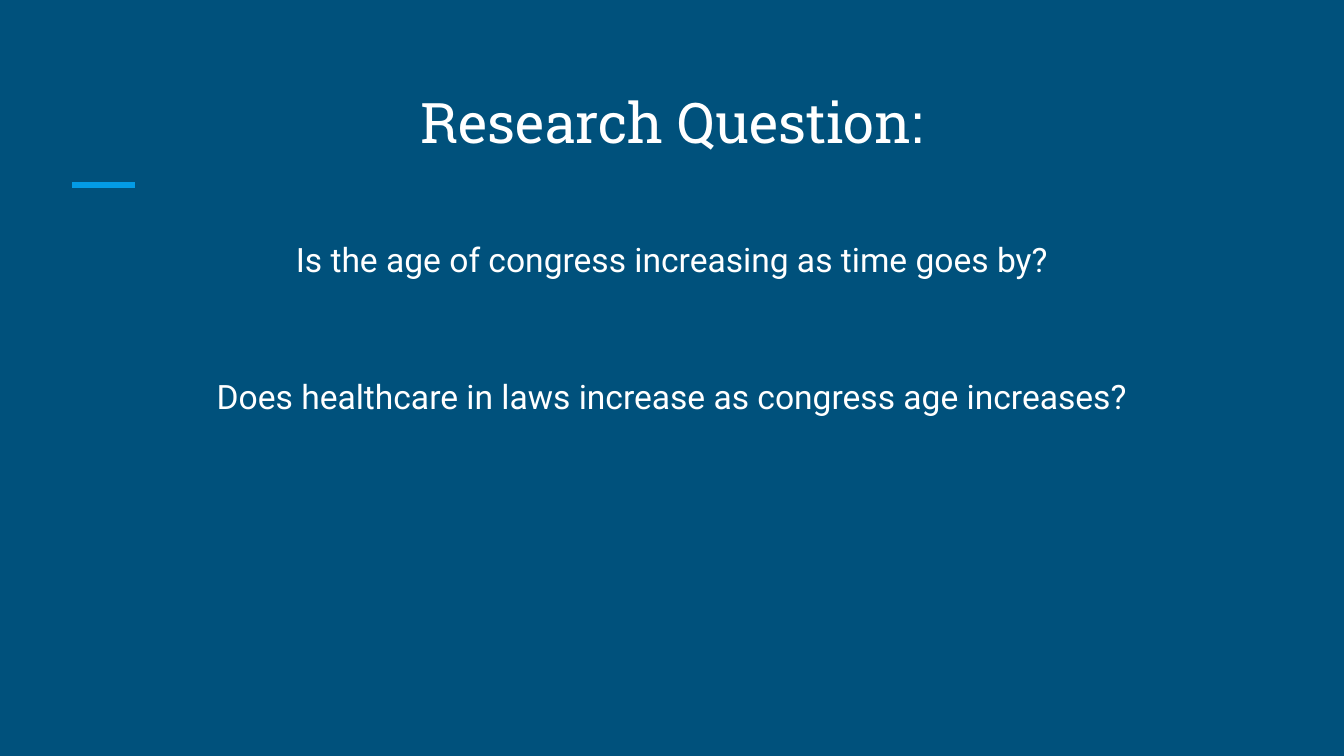
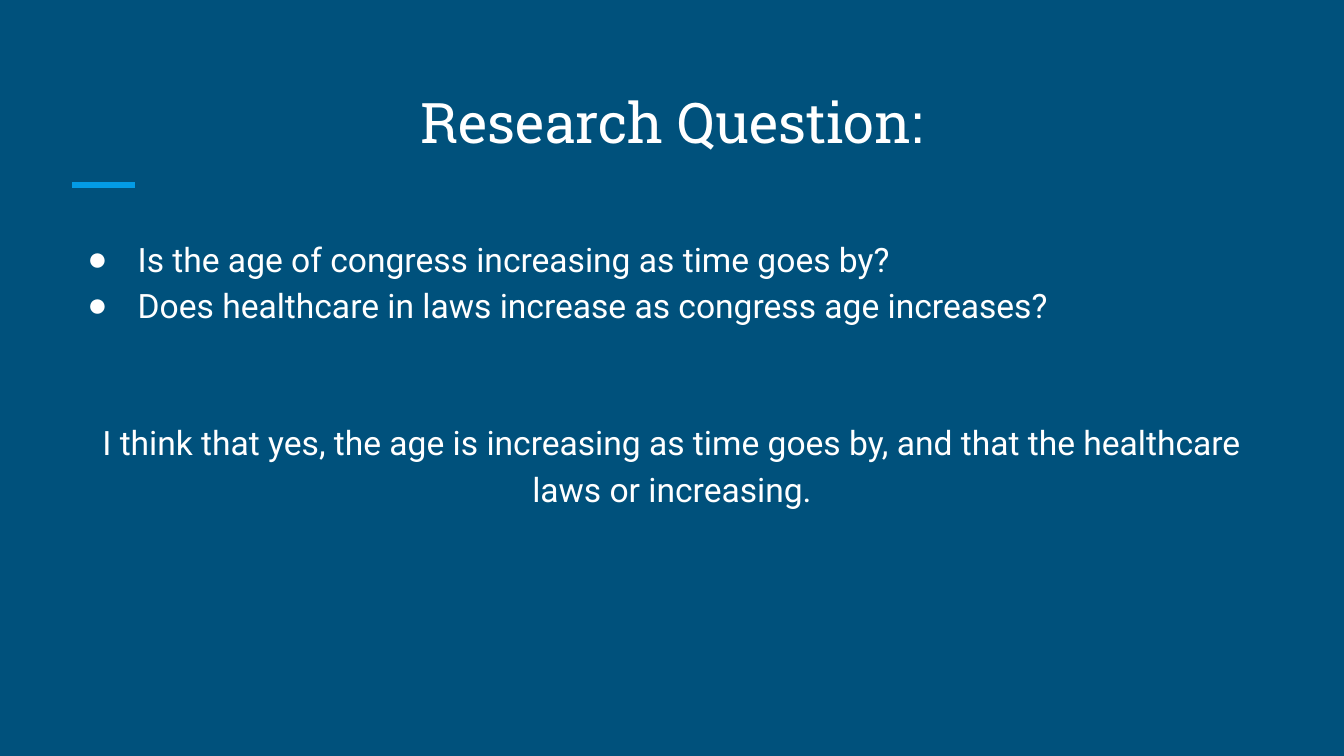
Before and after one commit to Foxxenn/Analysis_of_Congress_Healthcare, a slide deck: slide 2 of Analysis of Healthcare and Congress.pptx. Drawn at 1344x756 pixels with LibreOffice and Linux fonts; fonts in the diff are those of the drawing. Boxes give left, top, right and bottom in pixels: in the first picture for what was removed or moved away, otherwise in the second. Text is boxed around its words. In the diff, an @@ line names an element or a change of style, - is before the commit and + after.

```diff
--- a/Analysis of Healthcare and Congress.pptx
+++ b/Analysis of Healthcare and Congress.pptx
@@ text at bbox=[138, 246, 1048, 325]: alignment centre to left; bullet none to ●; less space between paragraphs @@
@@ text at bbox=[102, 429, 1240, 509]: paragraph added @@
+I think that yes, the age is increasing as time goes by, and that the healthcare laws or increasing.
```
Also in this commit, not shown: 11 other slides changed, 1 slide added.
